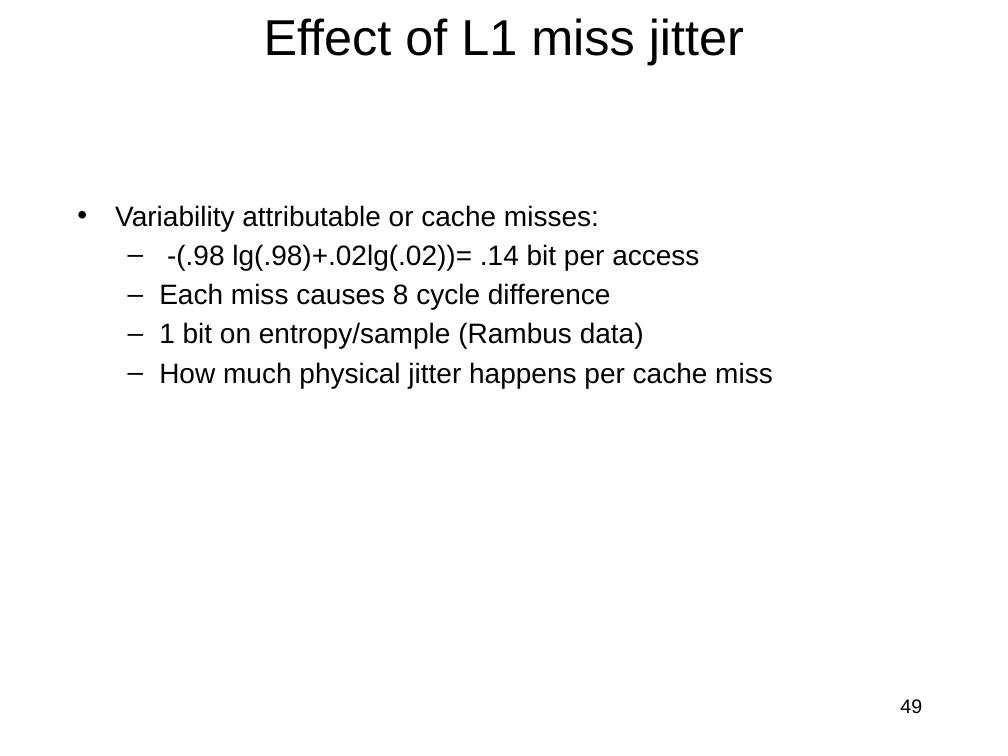
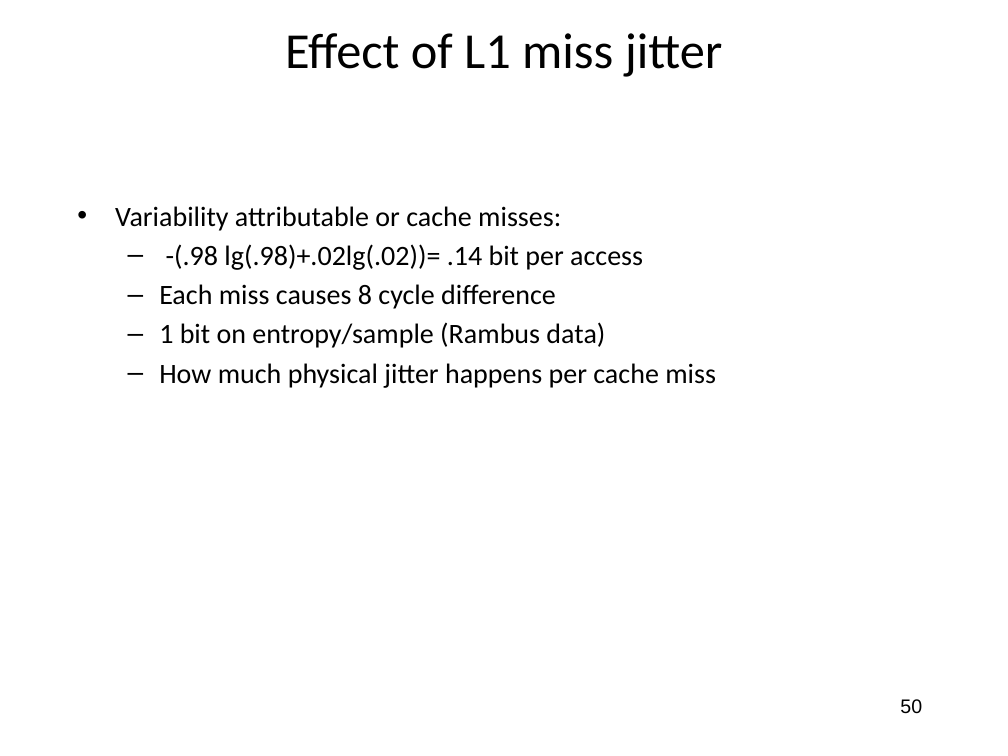
Before and after one commit to jlmucb/class_notes, a slide deck: slide 50 of BerkeleyClass/CS290Spring2013/Lectures/entropy_talk.pptx (slide 49 before the commit). Drawn at 1008x756 pixels with LibreOffice and Linux fonts; fonts in the diff are those of the drawing. Boxes give left, top, right and bottom in pixels: in the first picture for what was removed or moved away, otherwise in the second. Text is boxed around its words. In the diff, an @@ line names an element or a change of style, - is before the commit and + after.

Commit message:
entropy talk

```diff
--- a/BerkeleyClass/CS290Spring2013/Lectures/entropy_talk.pptx
+++ b/BerkeleyClass/CS290Spring2013/Lectures/entropy_talk.pptx
@@ title "Effect of L1 miss jitter" at bbox=[285, 33, 723, 77]: font Arial to Calibri @@
@@ title "Effect of L1 miss jitter": place and size @@
-title "Effect of L1 miss jitter" at bbox=[264, 18, 744, 65]
+title "Effect of L1 miss jitter" at bbox=[285, 33, 723, 77]
@@ text "Variability attributable or cache misses:" at bbox=[115, 206, 716, 388]: font Arial to Calibri @@
@@ page number at bbox=[900, 699, 922, 714]: text changed @@
-49
+50
```
Also in this commit, not shown: 54 other slides changed, 1 slide added, 1 other file.
